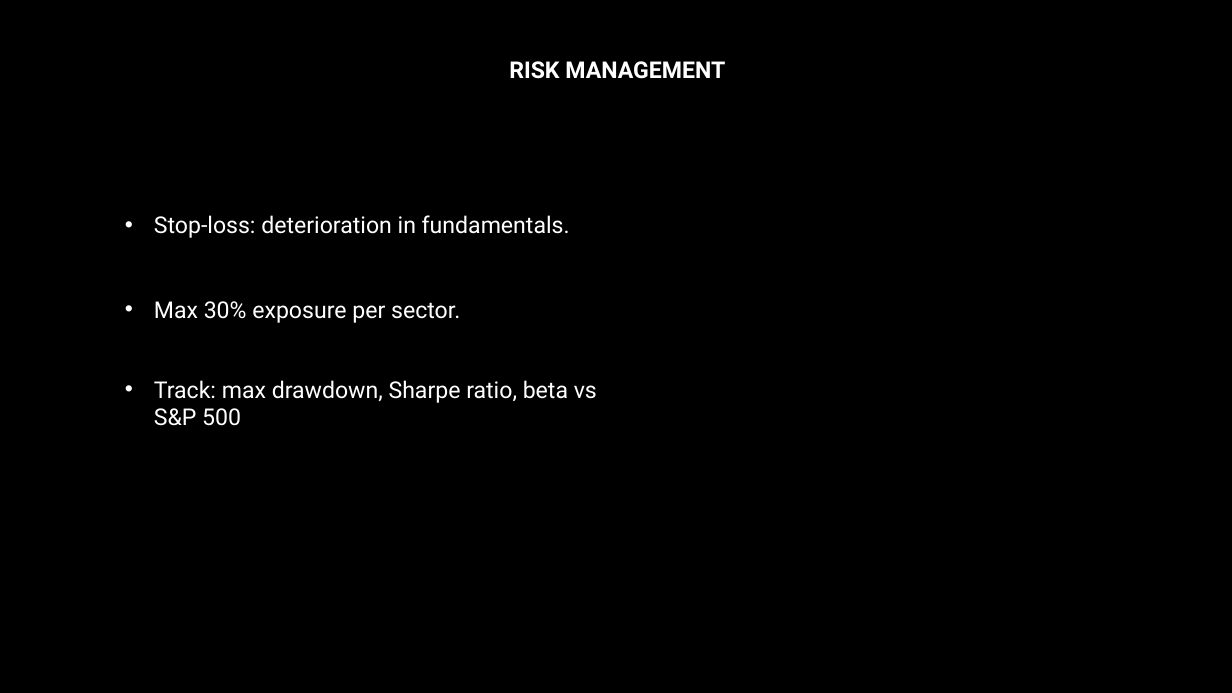
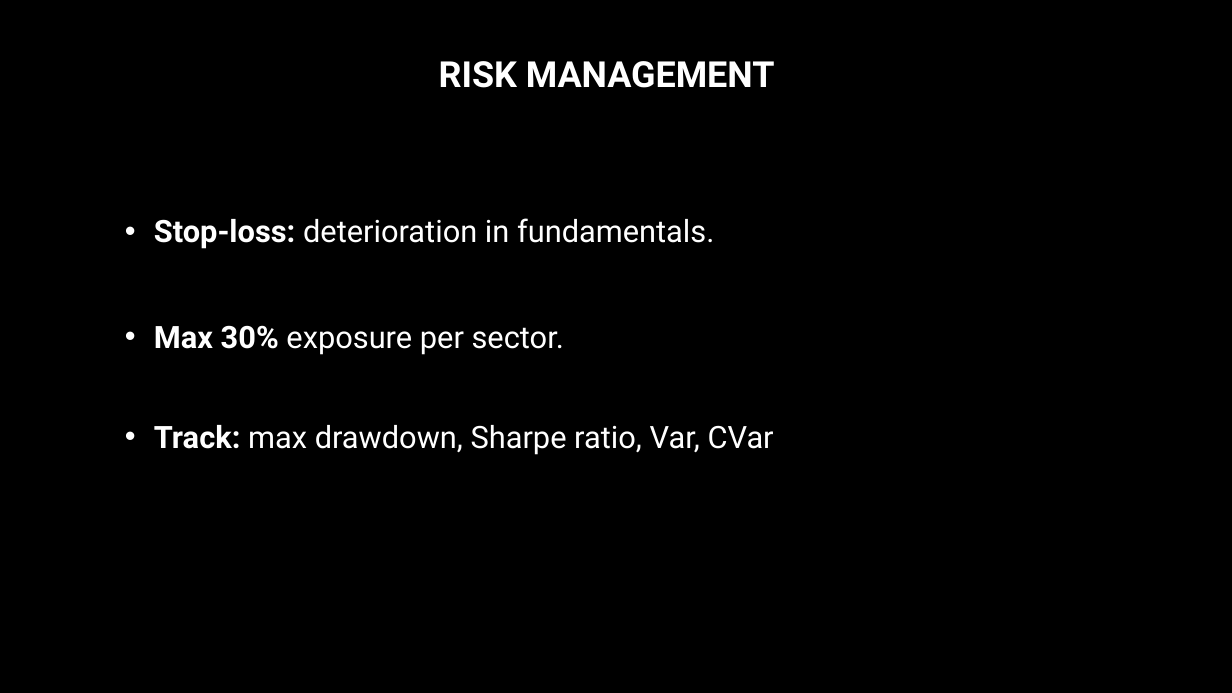
Before and after one commit to GeorgeMoschovis/Value-Quality-Momentum-Strategy, a slide deck: slide 8 of Presentation/Strategy_Pitch (2).pptx (slide 7 before the commit). Drawn at 1232x693 pixels with LibreOffice and Linux fonts; fonts in the diff are those of the drawing. Boxes give left, top, right and bottom in pixels: in the first picture for what was removed or moved away, otherwise in the second. Text is boxed around its words. In the diff, an @@ line names an element or a change of style, - is before the commit and + after.

```diff
--- a/Presentation/Strategy_Pitch (2).pptx
+++ b/Presentation/Strategy_Pitch (2).pptx
@@ text "RISK MANAGEMENT": place and size @@
-text "RISK MANAGEMENT" at box(509, 61, 725, 79)
+text "RISK MANAGEMENT" at box(439, 61, 775, 88)
@@ text "RISK MANAGEMENT" at box(439, 61, 775, 88): size 18 to 28 pt @@
@@ text at box(154, 218, 714, 355): size 18 to 24 pt in "Stop-loss: deterioration in fundamentals.", "Max 30% exposure per sector."; bold on in "Stop-loss:", "Max 30%" @@
@@ text at box(154, 425, 774, 455): text changed; size 18 to 24 pt @@
-• Track: max drawdown, Sharpe ratio, beta vs S&P 500
+• Track: max drawdown, Sharpe ratio, Var, CVar
```
Also in this commit, not shown: 3 other slides changed, 5 slides added, 5 other files.
